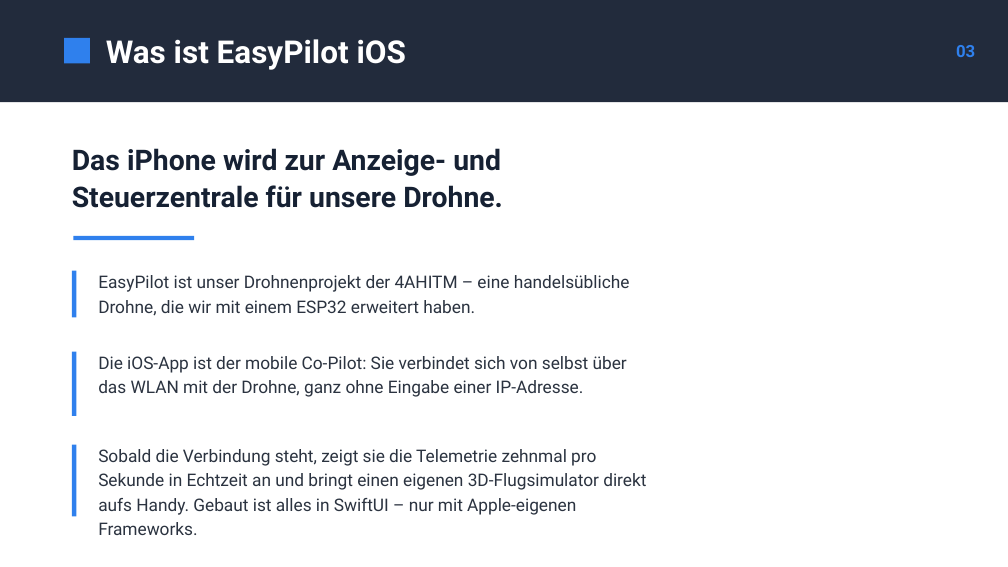
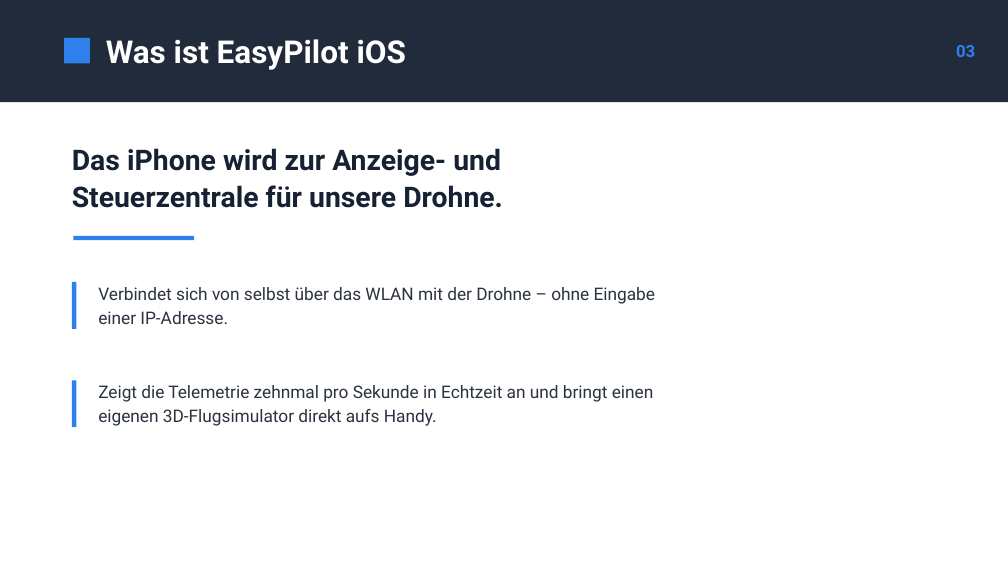
Before and after one commit to 2526-4ahitm-itp/2526-4ahitm-easypilot, a slide deck: slide 3 of docs/presentation-ios/EasyPilot-iOS-Extended.pptx. Drawn at 1008x567 pixels with LibreOffice and Linux fonts; fonts in the diff are those of the drawing. Boxes give left, top, right and bottom in pixels: in the first picture for what was removed or moved away, otherwise in the second. Text is boxed around its words. In the diff, an @@ line names an element or a change of style, - is before the commit and + after.

```diff
--- a/docs/presentation-ios/EasyPilot-iOS-Extended.pptx
+++ b/docs/presentation-ios/EasyPilot-iOS-Extended.pptx
@@ rectangle moved from (x1=72, y1=271, x2=76, y2=318) to (x1=72, y1=282, x2=76, y2=329) @@
@@ text at (x1=98, y1=287, x2=655, y2=324): text changed @@
-EasyPilot ist unser Drohnenprojekt der 4AHITM – eine handelsübliche Drohne, die wir mit einem ESP32 erweitert haben.
+Verbindet sich von selbst über das WLAN mit der Drohne – ohne Eingabe einer IP-Adresse.
@@ text removed at (x1=98, y1=356, x2=627, y2=397) @@
-Die iOS-App ist der mobile Co-Pilot: Sie verbindet sich von selbst über das WLAN mit der Drohne, ganz ohne Eingabe einer IP-Adresse.
@@ rectangle resized from (x1=72, y1=352, x2=76, y2=416) to (x1=72, y1=380, x2=76, y2=427) @@
@@ text at (x1=98, y1=385, x2=654, y2=426): text changed @@
-Sobald die Verbindung steht, zeigt sie die Telemetrie zehnmal pro Sekunde in Echtzeit an und bringt einen eigenen 3D-Flugsimulator direkt aufs Handy. Gebaut ist alles in SwiftUI – nur mit Apple-eigenen Frameworks.
+Zeigt die Telemetrie zehnmal pro Sekunde in Echtzeit an und bringt einen eigenen 3D-Flugsimulator direkt aufs Handy.
@@ rectangle removed at (x1=72, y1=445, x2=76, y2=516) @@
```
Also in this commit, not shown: 5 other files.
